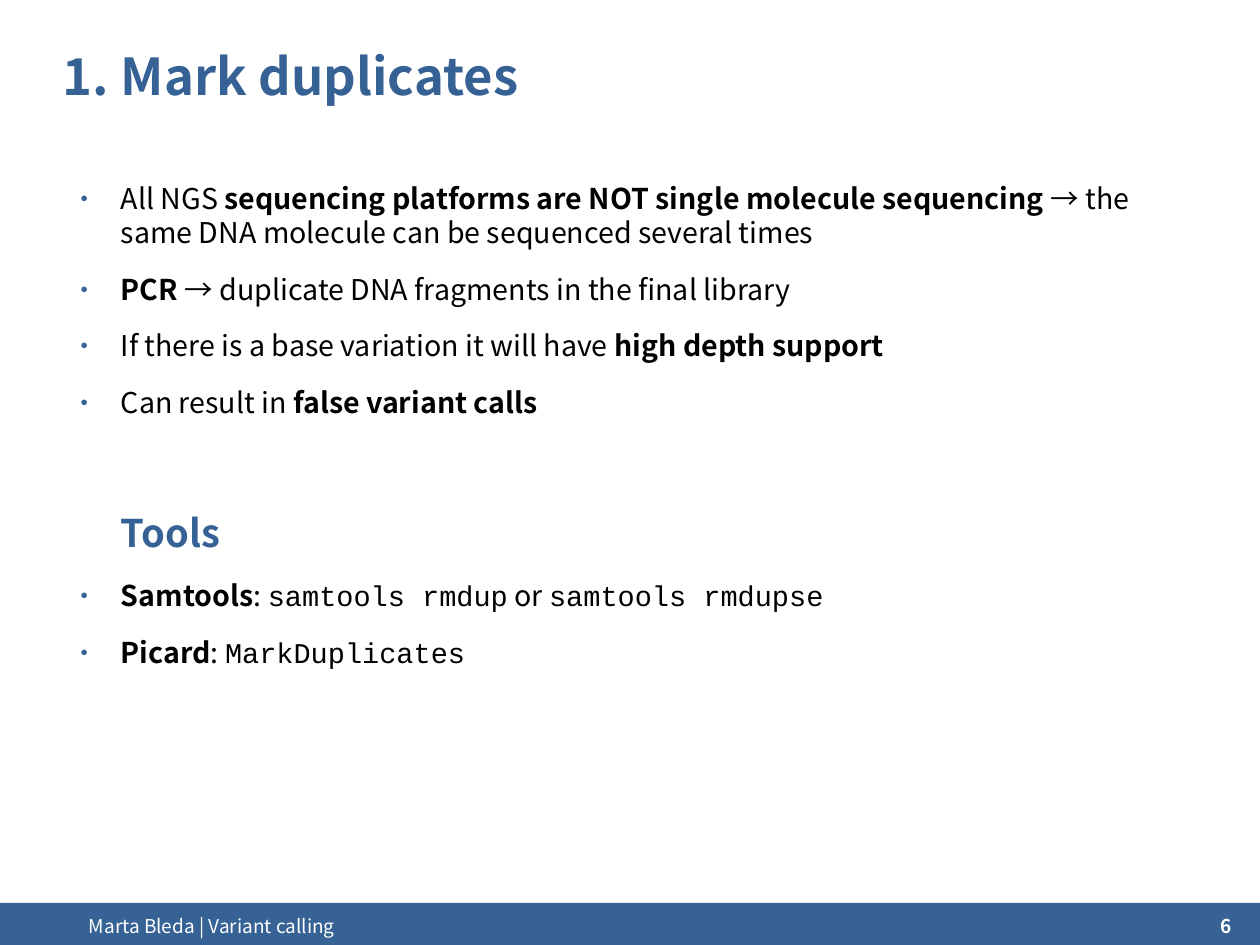
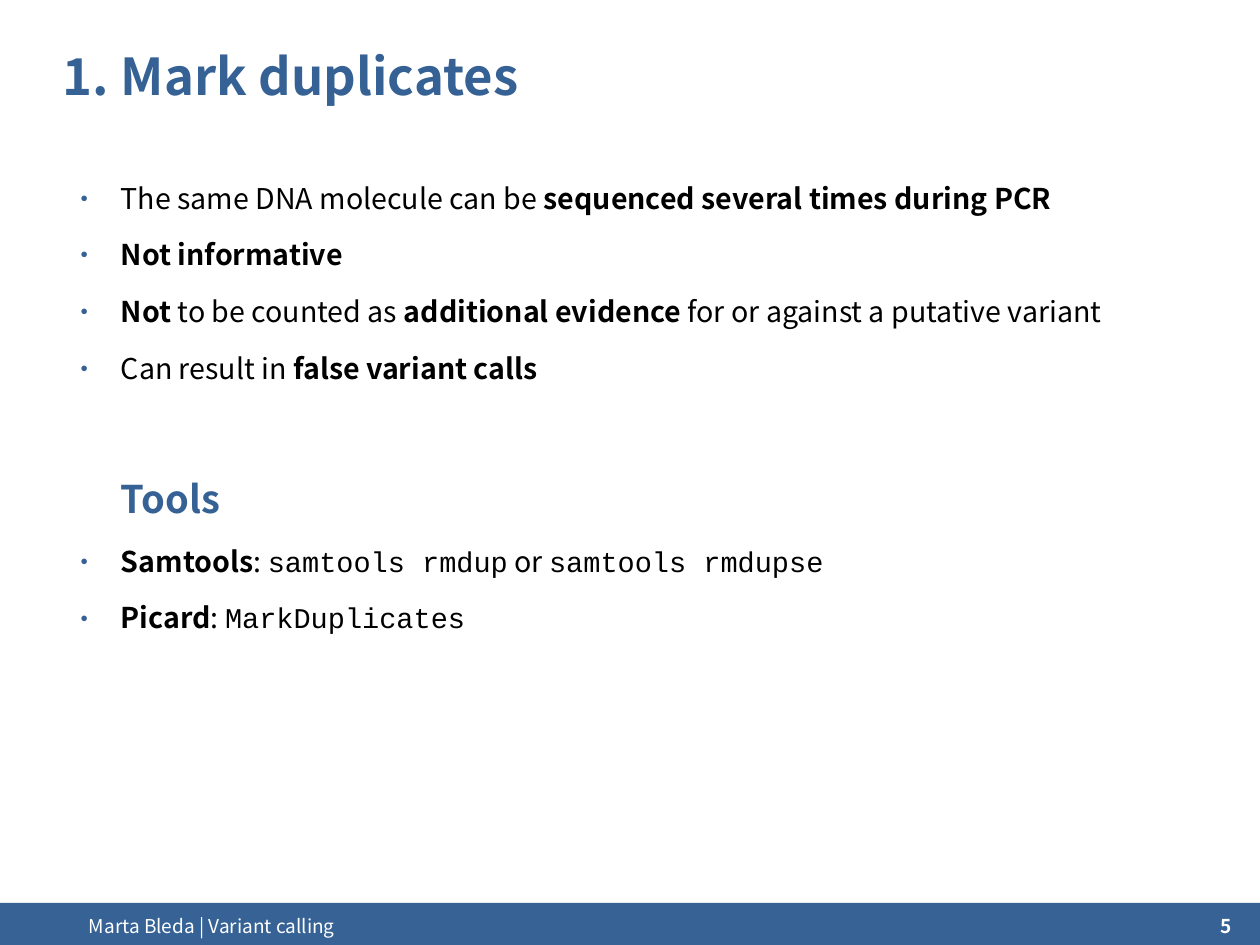
Before and after one commit to ngs-course/ngs-course.github.io, a slide deck: slide 5 of Course_Materials/variant_calling/presentation/2014-Cambridge_variant_calling.odp (slide 6 before the commit). Drawn at 1260x945 pixels with LibreOffice and Linux fonts; fonts in the diff are those of the drawing; background and template pictures are left out. Boxes give left, top, right and bottom in pixels: in the first picture for what was removed or moved away, otherwise in the second. Text is boxed around its words. In the diff, an @@ line names an element or a change of style, - is before the commit and + after.

Commit message:
Variant calling updated

```diff
--- a/Course_Materials/variant_calling/presentation/2014-Cambridge_variant_calling.odp
+++ b/Course_Materials/variant_calling/presentation/2014-Cambridge_variant_calling.odp
@@ text at (121,186,1101,329): text changed; bold on @@
-● All NGS sequencing platforms are NOT single molecule sequencing → the same DNA molecule can be sequenced several times
-● PCR → duplicate DNA fragments in the final library
-● If there is a base variation it will have high depth support
+● The same DNA molecule can be sequenced several times during PCR
+● Not informative
+● Not to be counted as additional evidence for or against a putative variant
@@ page number at (1221,919,1232,934): text changed @@
-6
+5
```
Also in this commit, not shown: 7 other slides changed, 5 slides added, 8 other files.
